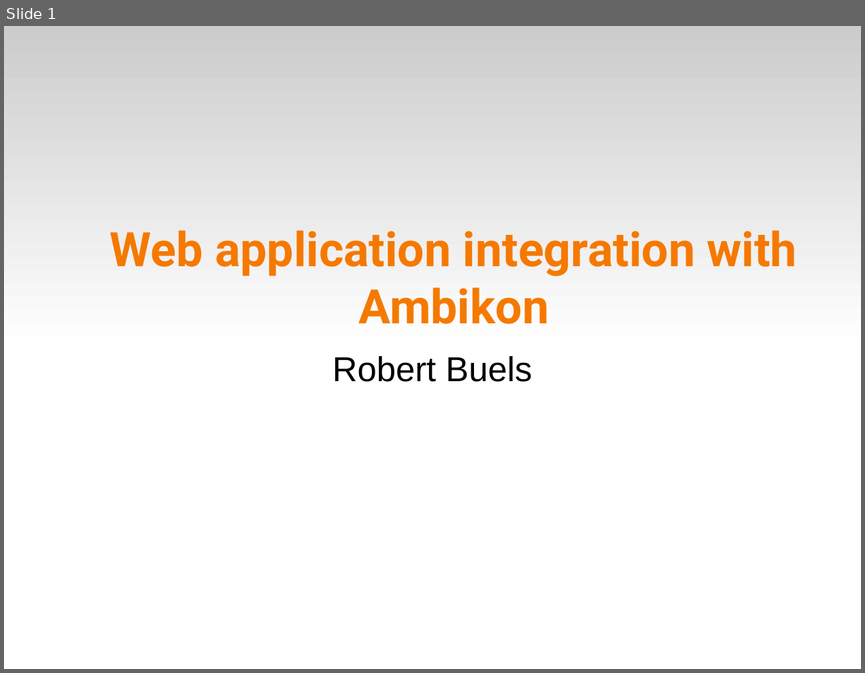
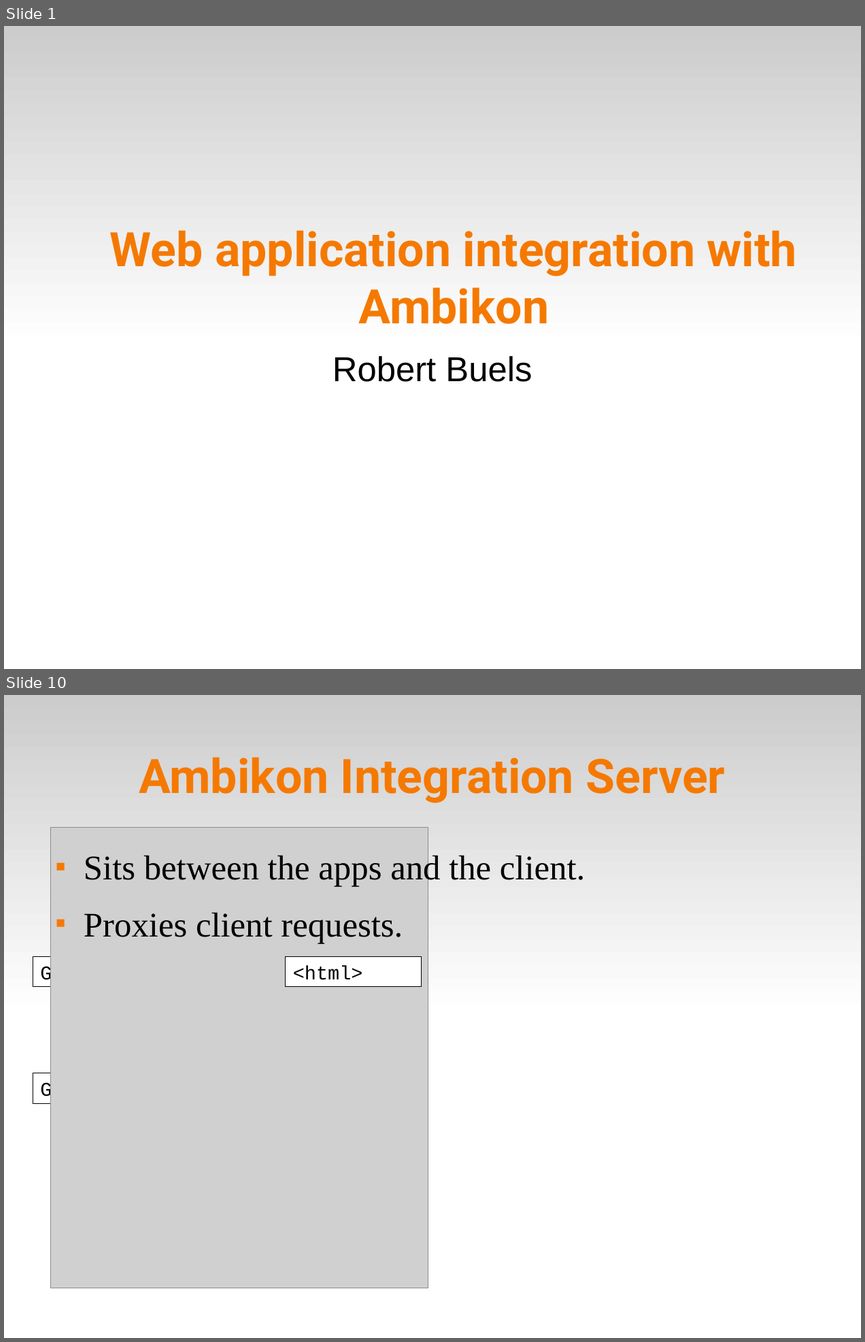
Before and after one commit to solgenomics/Ambikon, a slide deck: doc/presentations/ambikon_intro.odp. Shown one above the other, each under a label of ours: slide 1 before the commit, slides 1 and 10 after it; the slides between them are not shown. The pictures are 865x673 and 865x1342 pixels, drawn with LibreOffice and Linux fonts; fonts in the diff are those of the drawing; grey boxes stand for pictures. Boxes give left, top, right and bottom in pixels: in the first picture for what was removed or moved away, otherwise in the second. Text is boxed around its words. In the diff, an @@ line names an element or a change of style, - is before the commit and + after.

Commit message:
more work on ambikon figures

```diff
--- a/doc/presentations/ambikon_intro.odp
+++ b/doc/presentations/ambikon_intro.odp
@@ slide 10 added at (4, 695, 861, 1338), background #FFFFFF; not listed: 1 template element that a slide beside it also shows @@
@@ title added at (139, 757, 725, 803), 44 pt, text #F57900, bold @@
+Ambikon Integration Server
@@ text added at (84, 853, 585, 943), 32 pt, text #000000 @@
+■ Sits between the apps and the client.
+■ Proxies client requests.
@@ group added at (33, 827, 428, 1287): 3 rectangles, 1 picture @@
+GET /foo
+GET /foo
+<html>
```
Also in this commit, not shown: 1 slide changed, 27 other slides added, 4 slides removed, 2 other files.
